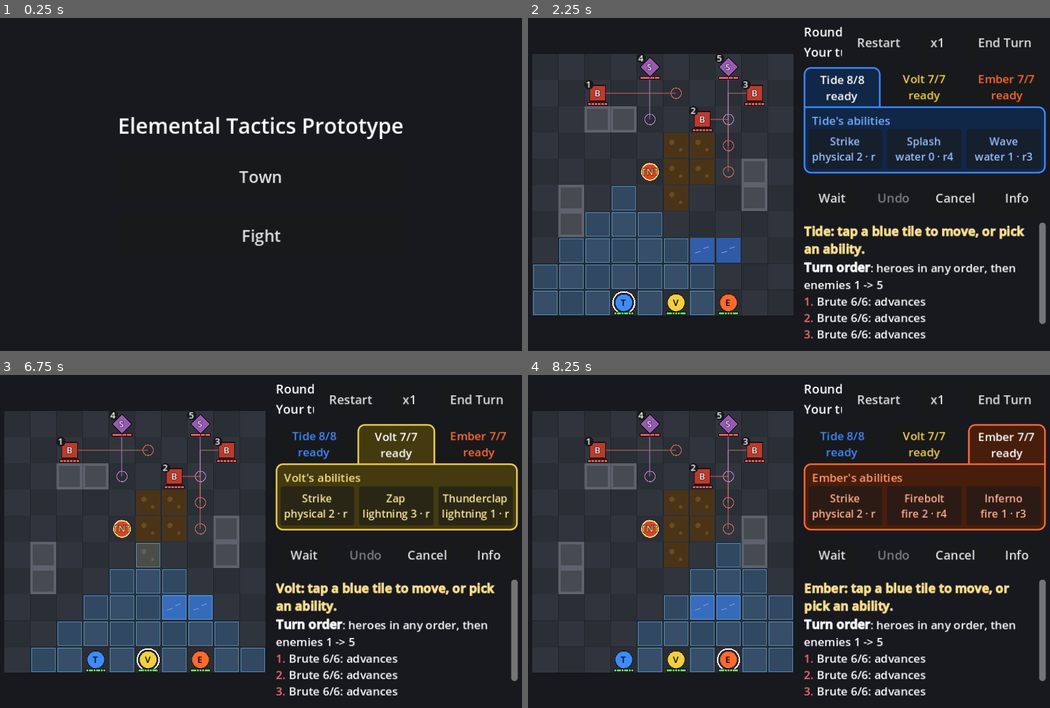
Above: before the commit, frames 1-4 (two rows, left to right).
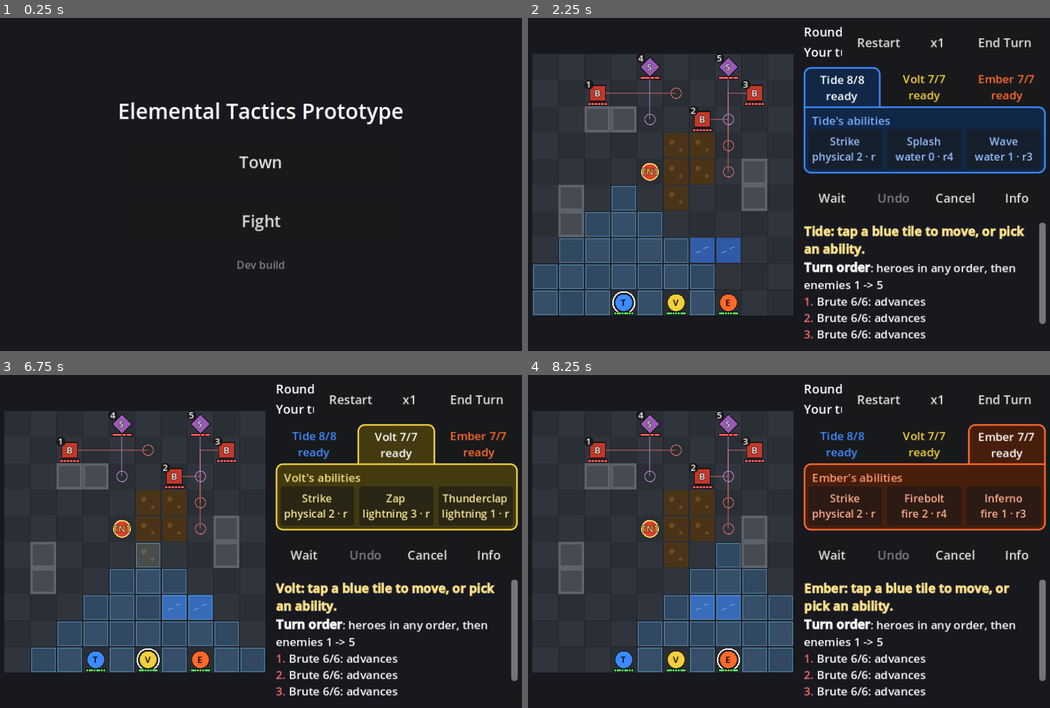
Above: after the commit, the same moments.

Repository: MaxxieDivine/elemental-tactics-prototype
Game: Godot game, scene res://scenes/app.tscn
The game is run twice, just before and just after one commit, with the same random seed, the same clock (stepped at 60 frames per second) and the same inputs.
Inputs:
- Up to frame 1 (0.25 s): no input
- Up to frame 2 (2.25 s): click "Town" at 0.5 s; click "Menu" at 1.25 s; click "Fight" at 2 s
- Up to frame 3 (6.75 s): click "Restart" at 2.75 s; click "Restart" at 3.5 s; click "Restart" at 4.25 s; click "Tide 8/8 ready" at 5 s; click "Tide 8/8 ready" at 5.75 s; click "Volt 7/7 ready" at 6.5 s
- Up to frame 4 (8.25 s): click "Volt 7/7 ready" at 7.25 s; click "Ember 7/7 ready" at 8 s

The runs differ from the first frame. In frame 1, 3.1% of the frame differs, in the area x 22-78%, y 25-76%; in frame 2, nothing differs; in frame 3, less than 0.1%; in frame 4, nothing differs.

Commit message:
Show the build on the start screen and bust cached game files
tools/build_web.sh stamps data/build.json with the commit and date, and
the start screen shows it, so it is clear which version a phone runs.
index.pck and index.js now load with ?v=<commit>, so a phone that still
has an older build cached fetches the new game files after a deploy.

Co-Authored-By: Claude Opus 5.5 <noreply@anthropic.com>
Claude-Session: https://claude.ai/code/session_01VxTDCkSV5M7V4Kxueh4sGt

Diff:
--- a/scripts/view/start_menu.gd
+++ b/scripts/view/start_menu.gd
@@ -9,6 +9,7 @@
 
 var town_btn: Button
 var fight_btn: Button
+var build_label: Label
 
 
 func _ready() -> void:
@@ -32,6 +33,12 @@
 	town_btn.pressed.connect(func(): town_pressed.emit())
 	fight_btn = _button(box, "Fight")
 	fight_btn.pressed.connect(func(): fight_pressed.emit())
+	build_label = Label.new()
+	build_label.text = build_text()
+	build_label.horizontal_alignment = HORIZONTAL_ALIGNMENT_CENTER
+	build_label.add_theme_font_size_override("font_size", 13)
+	build_label.add_theme_color_override("font_color", Color(1, 1, 1, 0.45))
+	box.add_child(build_label)
 	get_tree().root.size_changed.connect(_on_resize)
 
 
@@ -47,3 +54,15 @@
 	b.add_theme_font_size_override("font_size", 20)
 	parent.add_child(b)
 	return b
+
+
+## "Build abc1234 (2026-11-05)" from data/build.json, which tools/build_web.sh
+## writes for each web build; "Dev build" when running from the editor.
+static func build_text() -> String:
+	var p := "res://data/build.json"
+	if not FileAccess.file_exists(p):
+		return "Dev build"
+	var d: Variant = JSON.parse_string(FileAccess.get_file_as_string(p))
+	if not d is Dictionary or str(d.get("build", "")) == "":
+		return "Dev build"
+	return "Build %s (%s)" % [d["build"], d.get("date", "")]
--- a/tests/test_ui_text.gd
+++ b/tests/test_ui_text.gd
@@ -96,3 +96,12 @@
 	settings["debug_tile_text"] = true
 	check(bool(GameData.setting("debug_tile_text", false)), "setting read from data")
 	settings["debug_tile_text"] = false
+
+
+func test_start_screen_build_label() -> void:
+	const StartMenu = preload("res://scripts/view/start_menu.gd")
+	# Tests run from the repo, where the web build's stamp is absent.
+	if not FileAccess.file_exists("res://data/build.json"):
+		eq(StartMenu.build_text(), "Dev build", "no stamp: Dev build")
+	else:
+		check(StartMenu.build_text().begins_with("Build "), "stamped build shows its id")
Not shown, changed: tools/build_web.sh
